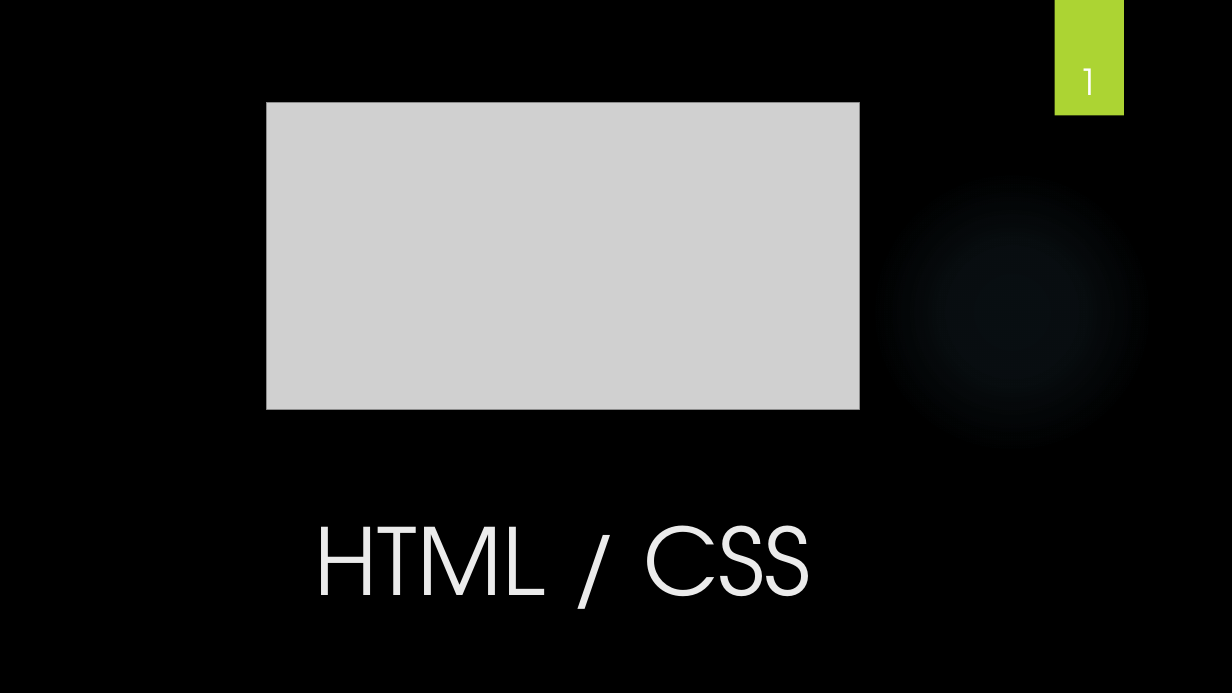
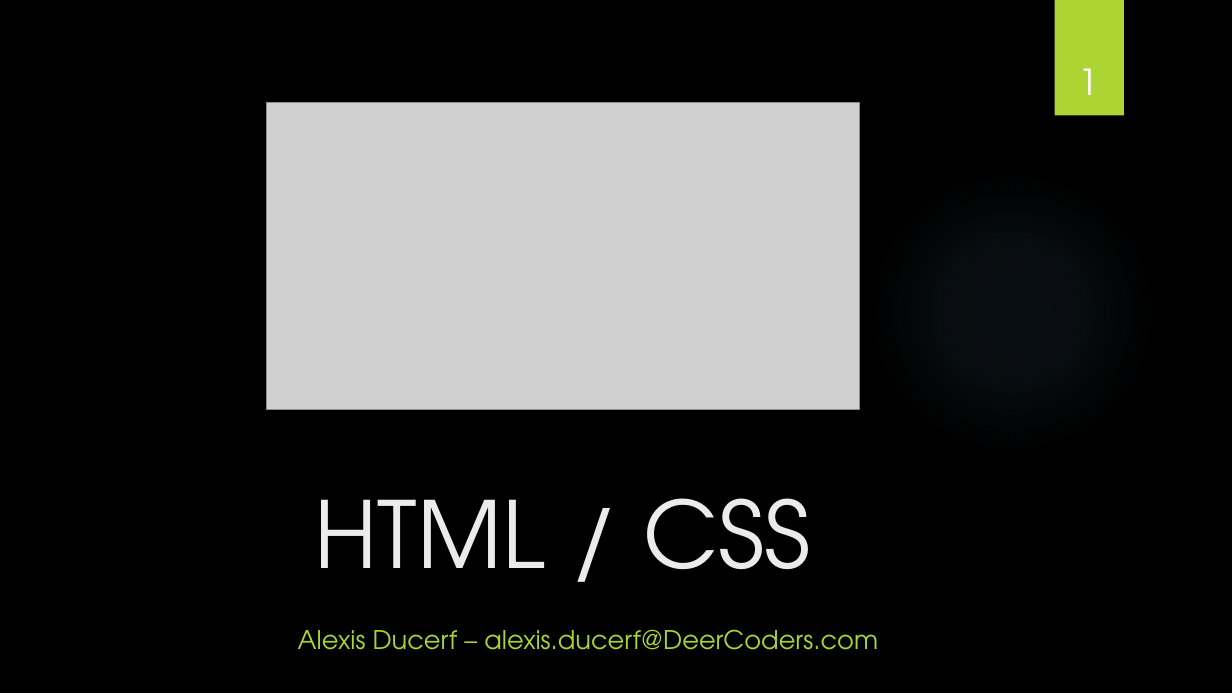
Before and after one commit to NideXTC/formations, a slide deck: slide 1 of HTML_CSS_CMS/HTML_CSS.pptx. Drawn at 1232x693 pixels with LibreOffice and Linux fonts; fonts in the diff are those of the drawing; grey boxes stand for pictures; background and template pictures are left out. Boxes give left, top, right and bottom in pixels: in the first picture for what was removed or moved away, otherwise in the second. Text is boxed around its words. In the diff, an @@ line names an element or a change of style, - is before the commit and + after.

```diff
--- a/HTML_CSS_CMS/HTML_CSS.pptx
+++ b/HTML_CSS_CMS/HTML_CSS.pptx
@@ title "HTML / CSS": place and size @@
-title "HTML / CSS" at <box>315,525,810,597</box>
+title "HTML / CSS" at <box>315,498,810,570</box>
@@ subtitle added at <box>298,629,878,650</box>, 20 pt, text #ACD433 @@
+Alexis Ducerf – alexis.ducerf@DeerCoders.com
```
Also in this commit, not shown: 1 other slide changed, 2 other files.
